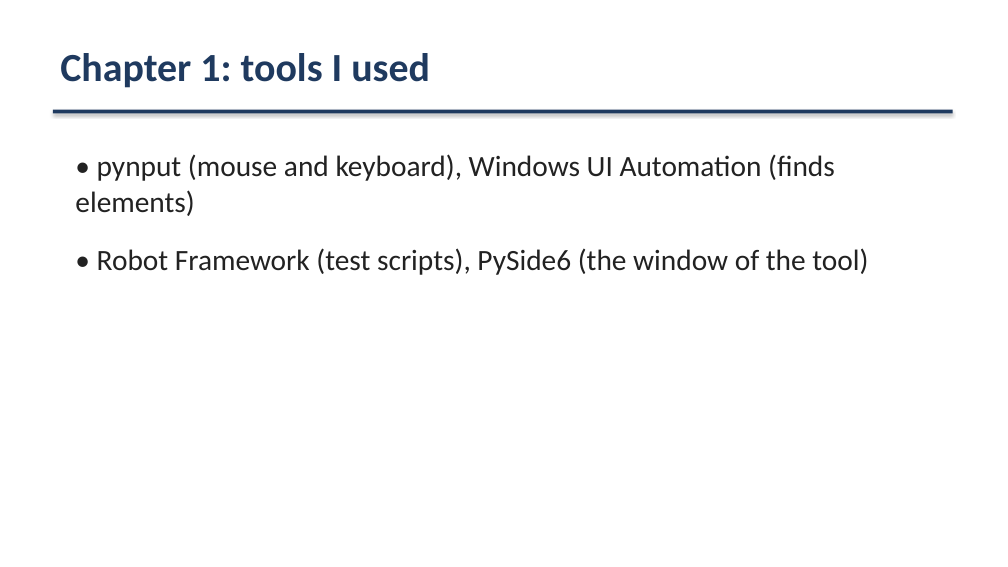
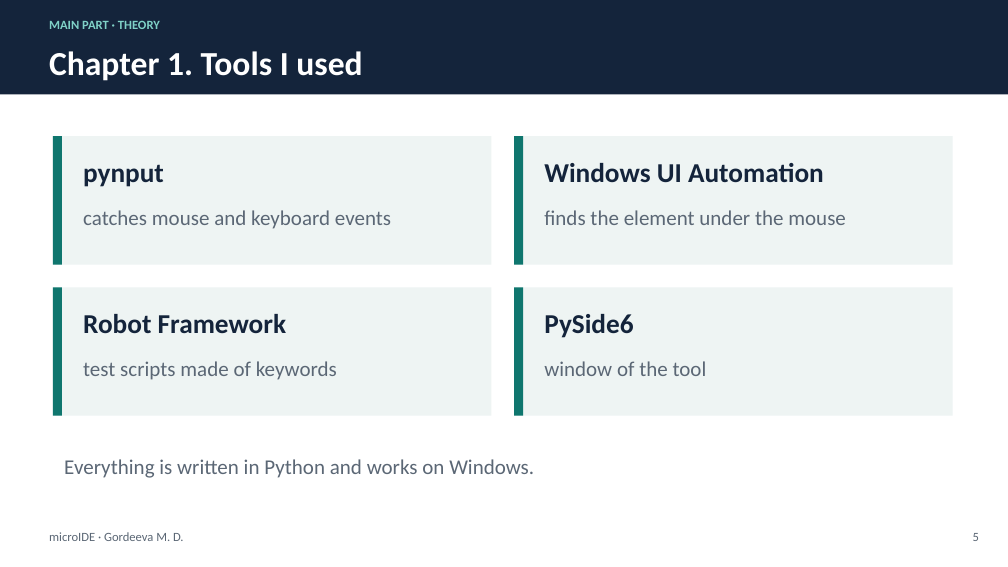
Before and after one commit to gordi27/microide, a slide deck: slide 5 of presentation/microIDE_presentation.pptx. Drawn at 1008x567 pixels with LibreOffice and Linux fonts; fonts in the diff are those of the drawing. Boxes give left, top, right and bottom in pixels: in the first picture for what was removed or moved away, otherwise in the second. Text is boxed around its words. In the diff, an @@ line names an element or a change of style, - is before the commit and + after.

```diff
--- a/presentation/microIDE_presentation.pptx
+++ b/presentation/microIDE_presentation.pptx
@@ rectangle: place and size @@
-rectangle at <box>53,110,953,113</box>
+rectangle at <box>0,0,1008,95</box>
@@ rectangle at <box>0,0,1008,95</box>: fill #1F3A5F to #14243B; shadow off @@
@@ text added at <box>49,21,160,29</box>, 12 pt, text #7FD1C7, bold @@
+MAIN PART · THEORY
@@ text at <box>49,51,362,81</box>: text changed; size 38 to 32 pt; text colour #1F3A5F to #FFFFFF @@
-Chapter 1: tools I used
+Chapter 1. Tools I used
@@ rectangle added at <box>53,136,492,265</box>, fill #EEF4F3 @@
@@ rectangle added at <box>53,136,62,265</box>, fill #0F766E @@
@@ rectangle added at <box>514,136,953,265</box>, fill #EEF4F3 @@
@@ rectangle added at <box>514,136,523,265</box>, fill #0F766E @@
@@ text removed at <box>75,154,868,275</box> @@
-• pynput (mouse and keyboard), Windows UI Automation (finds elements)
-• Robot Framework (test scripts), PySide6 (the window of the tool)
@@ text added at <box>83,164,164,187</box>, 26 pt, text #14243B, bold @@
+pynput
@@ text added at <box>544,163,824,182</box>, 26 pt, text #14243B, bold @@
+Windows UI Automation
@@ text added at <box>83,210,391,229</box>, 20 pt, text #5B6775 @@
+catches mouse and keyboard events
@@ text added at <box>544,210,846,225</box>, 20 pt, text #5B6775 @@
+finds the element under the mouse
@@ rectangle added at <box>53,287,492,416</box>, fill #EEF4F3 @@
@@ rectangle added at <box>53,287,62,416</box>, fill #0F766E @@
@@ rectangle added at <box>514,287,953,416</box>, fill #EEF4F3 @@
@@ rectangle added at <box>514,287,523,416</box>, fill #0F766E @@
@@ text added at <box>83,314,287,333</box>, 26 pt, text #14243B, bold @@
+Robot Framework
@@ text added at <box>544,314,633,338</box>, 26 pt, text #14243B, bold @@
+PySide6
@@ text added at <box>83,361,337,380</box>, 20 pt, text #5B6775 @@
+test scripts made of keywords
@@ text added at <box>544,361,707,376</box>, 20 pt, text #5B6775 @@
+window of the tool
@@ text added at <box>64,459,534,478</box>, 20 pt, text #5B6775 @@
+Everything is written in Python and works on Windows.
@@ text added at <box>49,532,184,541</box>, 12 pt, text #5B6775 @@
+microIDE · Gordeeva M. D.
@@ text added at <box>973,533,979,541</box>, 12 pt, text #5B6775 @@
+5
```
Also in this commit, not shown: 6 other slides changed, 2 slides added, 2 slides removed, 2 other files.
